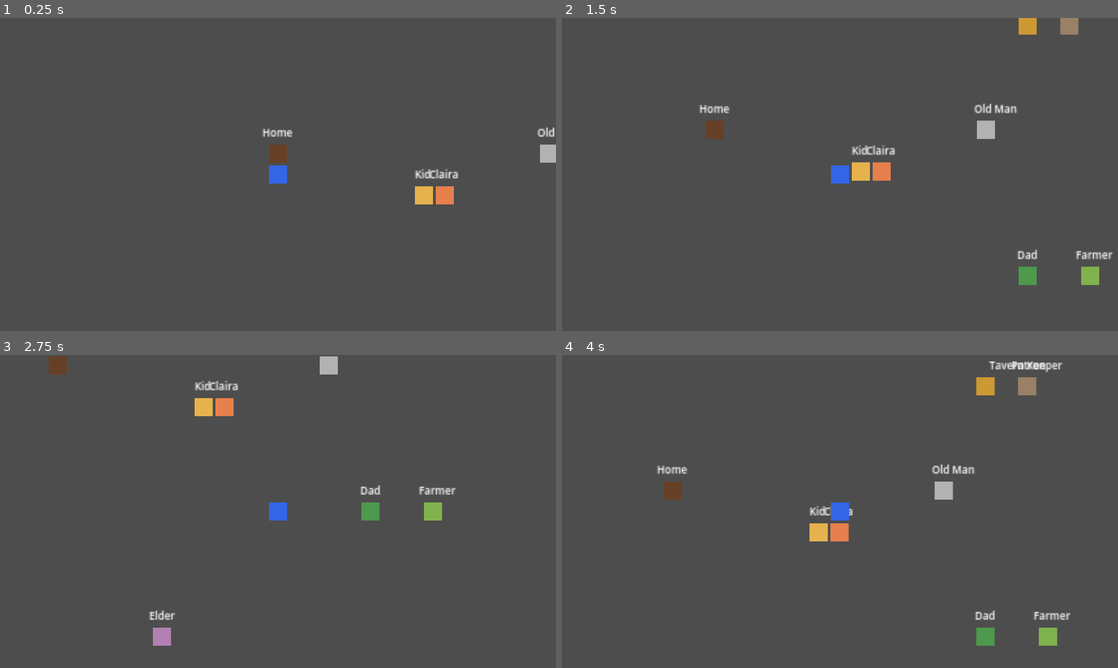
Above: before the commit, frames 1-4 (two rows, left to right).
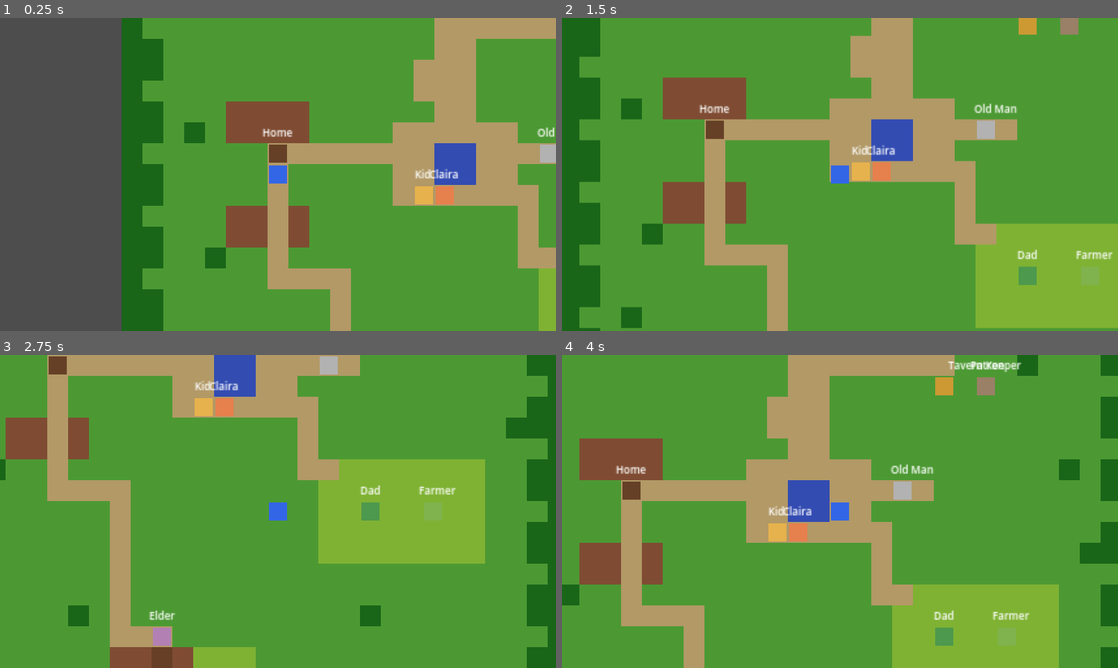
Above: after the commit, the same moments.

Repository: TunaCan-Jerry/automatic-dreamland
Game: Godot game, scene res://scenes/overworld/village.tscn
The game is run twice, just before and just after one commit, with the same random seed, the same clock (stepped at 60 frames per second) and the same inputs.
Inputs (mouse positions are in pixels of both pictures, inside the frame that each line leads up to):
- Up to frame 1 (0.25 s): no input
- Up to frame 2 (1.5 s): tap Enter (ui_accept) at 0.5, 0.77 s; move the mouse to (962, 158) at 0.52 s; hold Right (ui_right) 0.53-1.28 s; click (962, 158) at 0.67 s; move the mouse to (728, 190) at 1.27 s; hold Down (ui_down) from 1.28 s (still down)
- Up to frame 3 (2.75 s): tap Enter (ui_accept) at 1.52 s; move the mouse to (333, 442) at 2.02 s; release Down (ui_down) at 2.03 s; hold Right (ui_right) from 2.03 s (still down)
- Up to frame 4 (4 s): move the mouse to (812, 574) at 2.77 s; release Right (ui_right) at 2.78 s; hold Up (ui_up) 2.78-3.53 s; click (812, 574) at 2.92 s; tap Enter (ui_accept) at 3.02, 3.77 s; move the mouse to (1006, 558) at 3.52 s; hold Left (ui_left) from 3.53 s (still down)

The runs differ from the first frame. In frame 1, 77% of the frame differs, in the area x 21-100%, y 0-100%; in frame 2, 98%; in frame 3, 98%; in frame 4, 100%, in the area x 0-100%, y 0-100%.

Commit message:
revert: restore programmatic colored tile village
Pixel art tileset kept in assets for later. Village map reverted
to colored rectangles so design work isn't blocked by art.

Co-Authored-By: Claude Opus 4.6 (1M context) <noreply@anthropic.com>

Diff:
--- a/assets/serene_village_tileset.tres
+++ b/assets/serene_village_tileset.tres
@@ -1,6 +1,6 @@
-[gd_resource type="TileSet" load_steps=3 format=3]
+[gd_resource type="TileSet" load_steps=3 format=3 uid="uid://bs1ijb4cubysc"]
 
-[ext_resource type="Texture2D" path="res://assets/serene_village_16x16.png" id="1_b2kf4"]
+[ext_resource type="Texture2D" uid="uid://3x2bddenj20y" path="res://assets/serene_village_16x16.png" id="1_b2kf4"]
 
 [sub_resource type="TileSetAtlasSource" id="TileSetAtlasSource_kkr4j"]
 texture = ExtResource("1_b2kf4")
--- a/project.godot
+++ b/project.godot
@@ -1,17 +1,28 @@
 ; Engine configuration file.
+; It's best edited using the editor UI and not directly,
+; since the parameters that go here are not all obvious.
+;
+; Format:
+;   [section] ; section goes between []
+;   param=value ; assign values to parameters
+
 config_version=5
 
 [application]
+
 config/name="Automatic Dreamland"
 run/main_scene="res://scenes/overworld/village.tscn"
-config/features=PackedStringArray("4.4")
+config/features=PackedStringArray("4.3")
 
 [autoload]
+
 SceneManager="*res://scripts/overworld/scene_manager.gd"
 
 [display]
+
 window/size/viewport_width=1280
 window/size/viewport_height=720
 
 [rendering]
+
 renderer/rendering_method="gl_compatibility"
--- a/scenes/overworld/village.tscn
+++ b/scenes/overworld/village.tscn
@@ -1,10 +1,6 @@
-[gd_scene load_steps=3 format=3]
+[gd_scene load_steps=2 format=3 uid="uid://0wybvqwb5adq"]
 
 [ext_resource type="Script" path="res://scripts/overworld/village_map.gd" id="1"]
-[ext_resource type="TileSet" path="res://assets/serene_village_tileset.tres" id="2"]
 
 [node name="Village" type="Node2D"]
 script = ExtResource("1")
-
-[node name="TileMap" type="TileMapLayer" parent="."]
-tile_set = ExtResource("2")
--- a/scripts/overworld/village_map.gd
+++ b/scripts/overworld/village_map.gd
@@ -1,6 +1,8 @@
 extends Node2D
 
 const TILE_SIZE := 16
+const MAP_W := 32
+const MAP_H := 32
 
 var player: Node2D
 var claira_follow: Node2D
@@ -14,13 +16,191 @@
 	quest_state = SceneManager.quest_state
 	dialogue_manager = SceneManager.get_dialogue_manager()
 
-	tilemap = $TileMap
+	_create_tilemap()
+	_setup_player()
 	_setup_npcs()
-	_setup_player()
 	_setup_claira()
 
 
-	# Tilemap is now painted in the Godot editor — no programmatic generation
+func _create_tilemap() -> void:
+	tilemap = TileMapLayer.new()
+	tilemap.name = "TileMap"
+	add_child(tilemap)
+
+	var tileset := TileSet.new()
+	tileset.tile_size = Vector2i(TILE_SIZE, TILE_SIZE)
+
+	tileset.add_custom_data_layer()
+	tileset.set_custom_data_layer_name(0, "walkable")
+	tileset.set_custom_data_layer_type(0, TYPE_BOOL)
+
+	var source := TileSetAtlasSource.new()
+	source.texture = _create_tile_texture()
+	source.texture_region_size = Vector2i(TILE_SIZE, TILE_SIZE)
+
+	# Create tiles first
+	for i in range(7):
+		source.create_tile(Vector2i(i, 0))
+
+	# Add source to tileset so custom data layers are accessible
+	var source_id := tileset.add_source(source)
+	tilemap.tile_set = tileset
+
+	# Now set custom data (0=grass, 1=path, 2=water, 3=building, 4=door, 5=field, 6=tree)
+	var walkable := [true, true, false, false, true, true, false]
+	for i in range(7):
+		var tile_data := source.get_tile_data(Vector2i(i, 0), 0)
+		tile_data.set_custom_data_by_layer_id(0, walkable[i])
+
+	_paint_village(source_id)
+
+
+func _create_tile_texture() -> ImageTexture:
+	var img := Image.create(TILE_SIZE * 7, TILE_SIZE, false, Image.FORMAT_RGB8)
+	var colors := [
+		Color(0.3, 0.6, 0.2),   # grass
+		Color(0.7, 0.6, 0.4),   # path
+		Color(0.2, 0.3, 0.7),   # water
+		Color(0.5, 0.3, 0.2),   # building
+		Color(0.4, 0.25, 0.15), # door
+		Color(0.5, 0.7, 0.2),   # field
+		Color(0.1, 0.4, 0.1),   # tree
+	]
+	for i in range(7):
+		for x in range(TILE_SIZE):
+			for y in range(TILE_SIZE):
+				img.set_pixel(i * TILE_SIZE + x, y, colors[i])
+	return ImageTexture.create_from_image(img)
+
+
+func _paint_village(source_id: int) -> void:
+	var G := Vector2i(0, 0)  # grass
+	var P := Vector2i(1, 0)  # path
+	var W := Vector2i(2, 0)  # water
+	var B := Vector2i(3, 0)  # building
+	var D := Vector2i(4, 0)  # door
+	var F := Vector2i(5, 0)  # field
+	var T := Vector2i(6, 0)  # tree
+
+	# Fill with grass
+	for x in range(MAP_W):
+		for y in range(MAP_H):
+			tilemap.set_cell(Vector2i(x, y), source_id, G)
+
+	# Tree border (irregular, not a solid wall)
+	for y in range(MAP_H):
+		tilemap.set_cell(Vector2i(0, y), source_id, T)
+		if y % 3 != 1:
+			tilemap.set_cell(Vector2i(1, y), source_id, T)
+		tilemap.set_cell(Vector2i(MAP_W - 1, y), source_id, T)
+		if y % 3 != 2:
+			tilemap.set_cell(Vector2i(MAP_W - 2, y), source_id, T)
+	for x in range(MAP_W):
+		if x < 14 or x > 17:
+			tilemap.set_cell(Vector2i(x, 0), source_id, T)
+		tilemap.set_cell(Vector2i(x, MAP_H - 1), source_id, T)
+
+	# Scattered trees for organic feel
+	for pos in [Vector2i(5, 5), Vector2i(7, 3), Vector2i(26, 7), Vector2i(28, 12),
+				Vector2i(4, 18), Vector2i(27, 20), Vector2i(6, 28), Vector2i(25, 28),
+				Vector2i(3, 12), Vector2i(28, 4), Vector2i(22, 25), Vector2i(8, 25),
+				Vector2i(3, 22), Vector2i(29, 16), Vector2i(14, 27), Vector2i(20, 3)]:
+		tilemap.set_cell(pos, source_id, T)
+
+	# === ENTRANCE (north) — path comes in from top center ===
+	for y in range(1, 6):
+		tilemap.set_cell(Vector2i(15, y), source_id, P)
+		tilemap.set_cell(Vector2i(16, y), source_id, P)
+
+	# === TAVERN — northeast, near entrance ===
+	# Building
+	for x in range(20, 25):
+		for y in range(4, 7):
+			tilemap.set_cell(Vector2i(x, y), source_id, B)
+	tilemap.set_cell(Vector2i(22, 7), source_id, D)  # tavern door
+	# Path to tavern
+	for x in range(16, 23):
+		tilemap.set_cell(Vector2i(x, 7), source_id, P)
+
+	# === VILLAGE SQUARE — center of map ===
+	# Wide open area with fountain
+	for x in range(13, 19):
+		for y in range(12, 16):
+			tilemap.set_cell(Vector2i(x, y), source_id, P)
+	# Fountain in center
+	tilemap.set_cell(Vector2i(15, 13), source_id, W)
+	tilemap.set_cell(Vector2i(16, 13), source_id, W)
+	tilemap.set_cell(Vector2i(15, 14), source_id, W)
+	tilemap.set_cell(Vector2i(16, 14), source_id, W)
+
+	# Path from entrance to square (winding)
+	for y in range(6, 12):
+		tilemap.set_cell(Vector2i(15, y), source_id, P)
+		tilemap.set_cell(Vector2i(16, y), source_id, P)
+	# Slight curve
+	tilemap.set_cell(Vector2i(14, 9), source_id, P)
+	tilemap.set_cell(Vector2i(14, 10), source_id, P)
+
+	# === YOUR HOUSE — west of square ===
+	for x in range(5, 9):
+		for y in range(11, 13):
+			tilemap.set_cell(Vector2i(x, y), source_id, B)
+	tilemap.set_cell(Vector2i(7, 13), source_id, D)
+	# Path from square to your house
+	for x in range(7, 13):
+		tilemap.set_cell(Vector2i(x, 13), source_id, P)
+
+	# === CLAIRA'S HOUSE — southwest, near yours ===
+	for x in range(5, 9):
+		for y in range(16, 18):
+			tilemap.set_cell(Vector2i(x, y), source_id, B)
+	tilemap.set_cell(Vector2i(7, 18), source_id, D)
+	# Path connecting houses
+	for y in range(13, 19):
+		tilemap.set_cell(Vector2i(7, y), source_id, P)
+
+	# === BENCH AREA — east side of square ===
+	# Just path tiles with the old couple nearby
+	for x in range(19, 22):
+		tilemap.set_cell(Vector2i(x, 13), source_id, P)
+
+	# === FIELDS — southeast ===
+	for x in range(20, 28):
+		for y in range(18, 23):
+			tilemap.set_cell(Vector2i(x, y), source_id, F)
+	# Path to fields
+	for y in range(15, 19):
+		tilemap.set_cell(Vector2i(19, y), source_id, P)
+	for x in range(16, 20):
+		tilemap.set_cell(Vector2i(x, 15), source_id, P)
+	for x in range(19, 21):
+		tilemap.set_cell(Vector2i(x, 18), source_id, P)
+
+	# === THE TREE — between houses and elder's, off the path ===
+	tilemap.set_cell(Vector2i(10, 21), source_id, T)
+	# Small clearing around it
+	tilemap.set_cell(Vector2i(9, 21), source_id, G)
+	tilemap.set_cell(Vector2i(11, 21), source_id, G)
+	tilemap.set_cell(Vector2i(10, 20), source_id, G)
+	tilemap.set_cell(Vector2i(10, 22), source_id, G)
+
+	# === ELDER'S HOUSE — far south, slightly west, tucked away ===
+	for x in range(10, 14):
+		for y in range(27, 29):
+			tilemap.set_cell(Vector2i(x, y), source_id, B)
+	tilemap.set_cell(Vector2i(12, 27), source_id, D)
+	# Garden near elder's house
+	for x in range(14, 17):
+		for y in range(27, 30):
+			tilemap.set_cell(Vector2i(x, y), source_id, F)
+	# Winding path from houses area to elder's
+	for y in range(19, 27):
+		tilemap.set_cell(Vector2i(10, y), source_id, P)
+	tilemap.set_cell(Vector2i(11, 26), source_id, P)
+	tilemap.set_cell(Vector2i(12, 26), source_id, P)
+	# Connect to main path network
+	for x in range(7, 11):
+		tilemap.set_cell(Vector2i(x, 19), source_id, P)
 
 
 func _setup_player() -> void:
